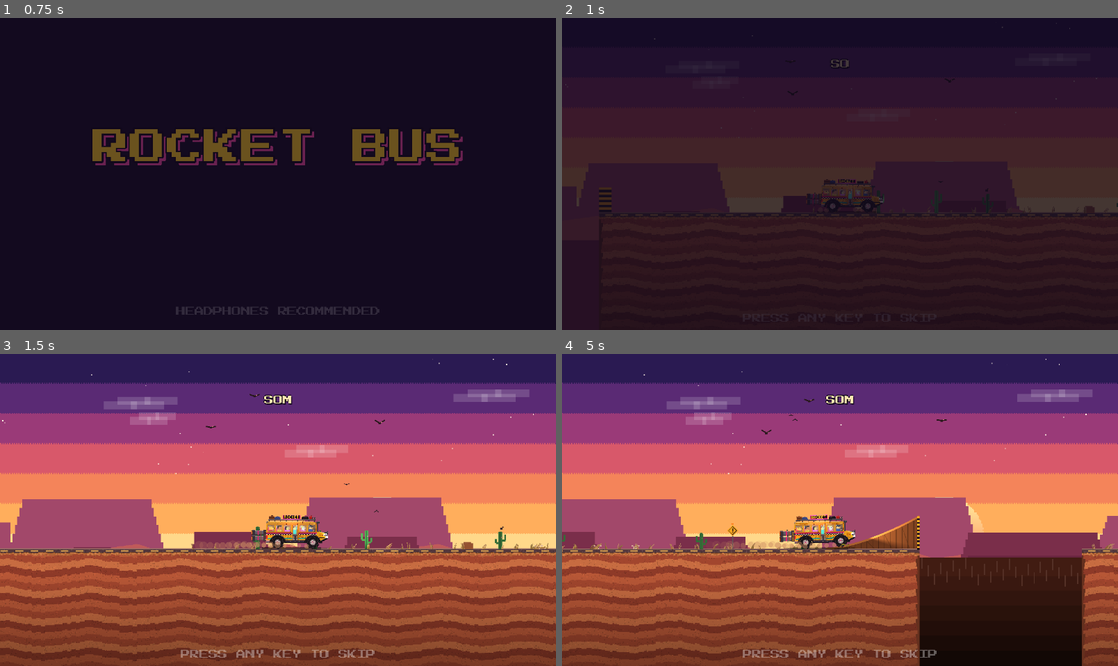
Above: before the commit, frames 1-4 (two rows, left to right).
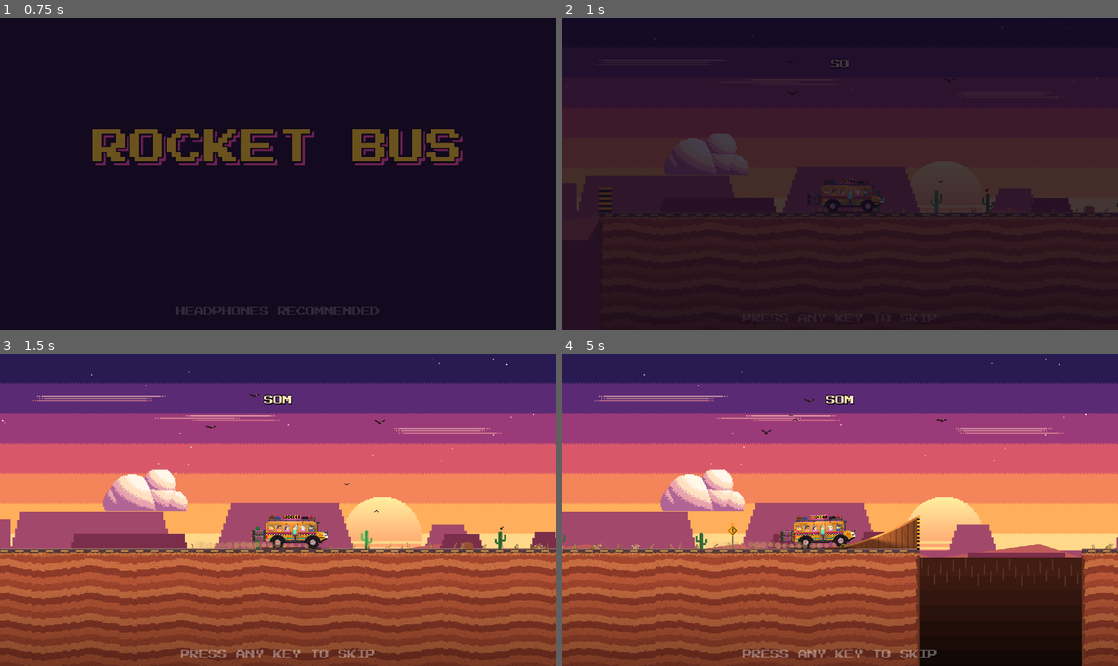
Above: after the commit, the same moments.

Repository: pwshfan1980h/rocket-bus
Game: Godot game, scene res://scenes/boot.tscn
Same seed, same stepped clock (60 frames per second), same inputs: the game is played once before the commit and once after it.
Inputs (mouse positions are in pixels of both pictures, inside the frame that each line leads up to):
- Up to frame 1 (0.75 s): tap Enter (ui_accept) at 0.5 s; move the mouse to (400, 158) at 0.52 s; hold D (move_right) from 0.53 s (still down); tap H (horn) at 0.6 s; click (400, 158) at 0.67 s
- Up to frame 2 (1 s): keep holding D (move_right); tap Enter (ui_accept) at 0.77 s
- Up to frame 3 (1.5 s): tap Enter (ui_accept) at 1.07, 1.25 s; release D (move_right) at 1.25 s; drag from (166, 525) to (250, 572) at 1.27 s
- Up to frame 4 (5 s): tap Enter (ui_accept) at 2, 2.75, 3.5, 3.77, 4.07, 4.25 s; move the mouse to (895, 441) at 2.02 s; hold D (move_right) 2.03-2.75 s; hold = (zoom_in) 2.03-2.75 s; drag from (812, 572) to (673, 463) at 2.77 s; move the mouse to (1006, 556) at 3.52 s; hold A (move_left) 3.53-4.25 s; tap P at 3.6 s; tap Escape (pause) at 4.15 s; drag from (673, 463) to (756, 432) at 4.27 s

Frame 1 is identical in both runs. In frame 2, 2.7% of the frame differs, in the area x 2-92%, y 13-63%; in frame 3, 10%; in frame 4, 11%, in the area x 0-100%, y 11-66%.

Commit message:
Pixel-art clouds per biome and weather
Clouds are baked once into small textures: sphere-shaded puffs on a flat base,
lit from the sun's side, four tones from the sky's own palette with a 2x2
dither, in far and near parallax layers. Rain brings a storm deck and dark
cumulus, blizzards a grey blanket (hiding stars and aurora), sandstorms dust
banks, and volcanoes smoke lit from below. Moon, Borderworld and clear snow
nights stay clear.

Co-Authored-By: Claude Opus 5.5 <noreply@anthropic.com>

Diff:
--- a/scripts/world/backdrop.gd
+++ b/scripts/world/backdrop.gd
@@ -14,7 +14,7 @@
 var _sky: Array[Color] = []
 var _layers: Array[Dictionary] = []
 var _stars: Array[Vector3] = []
-var _clouds: Array[Vector3] = []
+var _clouds: Clouds
 var _time := 0.0
 
 
@@ -31,9 +31,7 @@
 	rng.seed = hash(biome.title)
 	for i in int(120 * biome.stars):
 		_stars.append(Vector3(rng.randf() * LOOP, rng.randf() * 110, rng.randf() * TAU))
-	if biome.title in ["JUNGLE", "MOUNTAINS", "DESERT", "BAY CITY"]:
-		for i in 7:
-			_clouds.append(Vector3(rng.randf() * LOOP, rng.randf_range(20, 90), rng.randf_range(0.6, 1.4)))
+	set_weather("")
 	for i in biome.layers.size():
 		var spec: Dictionary = biome.layers[i]
 		var layer := spec.duplicate()
@@ -55,6 +53,11 @@
 		_layers.append(layer)
 
 
+## Rebuilds the clouds for the level's weather ("" = the biome's fair-weather sky).
+func set_weather(kind: String) -> void:
+	_clouds = Clouds.new().setup(biome, kind)
+
+
 func _process(delta: float) -> void:
 	_time += delta
 	queue_redraw()
@@ -86,12 +89,13 @@
 		if i + 1 < _sky.size():  # dithered seam between bands
 			for dx in range(0, int(SIZE.x), 2):
 				draw_rect(Rect2(dx + int(y0) % 2, y0 + band - 1, 1, 1), _sky[i + 1])
-	for s in _stars:
+	var clear := not _clouds.overcast  # an overcast deck hides the stars and aurora
+	for s in _stars if clear else []:
 		var sx := fposmod(s.x - cam_x * 0.01, LOOP)
 		if sx < SIZE.x and s.y < horizon - 40:
 			var tw := 0.5 + 0.5 * sin(_time * 2.0 + s.z)
 			draw_rect(Rect2(sx, s.y, 1, 1), Color(1, 0.96, 0.9, 0.3 + tw * 0.7))
-	if biome.aurora:
+	if biome.aurora and clear:
 		for x in range(0, int(SIZE.x), 2):
 			var wave := sin(x * 0.02 + _time * 0.6) * 14 + sin(x * 0.051 - _time * 0.4) * 8
 			var top := 30 + wave
@@ -119,16 +123,7 @@
 				draw_rect(Rect2(x, y, 3, 18 + k * 4), col)
 	if biome.get("earth", false):
 		_draw_earth(Vector2(360, 58), 20.0)
-	for cl in _clouds:
-		var x := fposmod(cl.x - cam_x * 0.02 + _time * 4.0 * cl.z, LOOP + 120) - 60
-		if x < SIZE.x + 60:
-			var col := Color(1, 1, 1, 0.16)
-			for k in 4:
-				draw_rect(Rect2(x + k * 9 * cl.z, cl.y - (k % 2) * 4, 22 * cl.z, 7), col)
-	if biome.title == "VOLCANO":  # smoke-dark sky blotches drifting
-		for i in 5:
-			var x := fposmod(i * 211.0 + _time * 6.0, LOOP) - 100
-			draw_rect(Rect2(x, 20 + i * 11, 160, 10), Color(0.1, 0.02, 0.02, 0.25))
+	_clouds.draw(self, horizon, cam_x, _time, SIZE.x)
 
 
 func _draw_earth(c: Vector2, r: float) -> void:
--- /dev/null
+++ b/scripts/world/clouds.gd
@@ -0,0 +1,186 @@
+class_name Clouds
+extends RefCounted
+## Pixel-art clouds for the Backdrop. Each cloud is baked once into a small
+## texture: a clump of round puffs on a flat base, shaded like spheres lit from
+## the sun's side, quantised to four tones with a 2x2 dither. Tones come from the
+## sky's own palette, so a sunset city gets pink-topped clouds and noon gets white.
+## Weather swaps the kind: storm decks in rain, grey blankets in a blizzard, dust
+## banks in a sandstorm, lava-lit smoke over volcanoes.
+
+const LOOP := 960.0
+const BAYER := [0.0, 0.5, 0.75, 0.25]  # 2x2 ordered dither
+
+## Fair-weather cloud counts per biome: [near, far, cirrus]. Missing = clear sky.
+const FAIR := {
+	"BAY CITY": [4, 6, 3], "DESERT": [2, 3, 5], "JUNGLE": [6, 8, 0], "MOUNTAINS": [4, 6, 2],
+}
+
+var style := ""  ## "fair" | "storm" | "snow" | "dust" | "smoke" | ""
+var overcast := false  ## a solid deck across the top of the sky
+var _clouds: Array[Dictionary] = []  # {tex, x, y, speed, par, lift}
+var _tones: Array[Color] = []
+
+
+func setup(biome: Dictionary, weather: String) -> Clouds:
+	var rng := RandomNumberGenerator.new()
+	rng.seed = hash(biome.title + weather)
+	var sky: Array[Color] = []
+	for c in biome.sky:
+		sky.append(Color(c))
+	var counts: Array = FAIR.get(biome.title, [0, 0, 0])
+	style = "fair" if counts[0] + counts[1] > 0 else ""
+	if biome.title == "VOLCANO":
+		style = "smoke"
+		counts = [5, 6, 0]
+	match weather:
+		"rain":
+			style = "storm"
+			counts = [7, 8, 0]
+			overcast = true
+		"blizzard":
+			style = "snow"
+			counts = [6, 7, 0]
+			overcast = true
+		"sandstorm":
+			style = "dust"
+			counts = [4, 5, 0]
+		"ash":
+			style = "smoke"
+			counts = [7, 8, 0]
+			overcast = true
+	if style == "":
+		return self
+	_tones = _palette(style, sky)
+	var light := Vector3(signf(float(biome.sun.get("x", 240)) - 240.0) * 0.6, -0.75, 0.45).normalized()
+	if style == "smoke":
+		light = Vector3(0.0, 0.8, 0.5).normalized()  # lit from below by the lava
+	var far_tones: Array[Color] = []
+	for t in _tones:  # far clouds sink into the sky colour
+		far_tones.append(t.lerp(sky[3], 0.4))
+	var big := 1.35 if style in ["storm", "snow", "smoke"] else 1.0
+	for i in counts[1]:
+		var w := int(rng.randf_range(36, 80) * big)
+		_add(rng, _bake(rng, w, int(w * rng.randf_range(0.32, 0.42)), far_tones, light),
+				rng.randf_range(50, 100), 0.012, rng.randf_range(1.5, 3.0), 0.25)
+	for i in counts[0]:
+		var w := int(rng.randf_range(70, 150) * big)
+		_add(rng, _bake(rng, w, int(w * rng.randf_range(0.34, 0.46)), _tones, light),
+				rng.randf_range(40, 110), 0.03, rng.randf_range(4.0, 7.0), 0.5)
+	for i in counts[2]:
+		_add(rng, _bake_cirrus(rng, int(rng.randf_range(60, 140)), far_tones), rng.randf_range(100, 140),
+				0.006, rng.randf_range(1.0, 2.0), 0.15)
+	_clouds.sort_custom(func(a, b): return a.par < b.par)  # far first
+	return self
+
+
+func _add(rng: RandomNumberGenerator, tex: ImageTexture, above_horizon: float, par: float, speed: float,
+		lift: float) -> void:
+	_clouds.append({"tex": tex, "x": rng.randf() * LOOP, "y": -above_horizon, "speed": speed, "par": par,
+			"lift": lift})
+
+
+## Draws behind the backdrop hills. `horizon` is the screen y the hills sit on.
+func draw(n: CanvasItem, horizon: float, cam_x: float, time: float, width: float) -> void:
+	if style == "":
+		return
+	if overcast:
+		_draw_deck(n, time, width)
+	for c in _clouds:
+		var tex: ImageTexture = c.tex
+		var w := float(tex.get_width())
+		var x := fposmod(c.x - cam_x * c.par + time * c.speed, LOOP + w) - w
+		if x > width:
+			continue
+		# Clouds rise and fall less than the hills as the camera climbs: they're farther away.
+		var y: float = roundf(176.0 + c.y + (horizon - 176.0) * c.lift - tex.get_height())
+		n.draw_texture(tex, Vector2(roundf(x), y))
+
+
+## A low, solid deck along the top with a scalloped underside, drifting slowly.
+func _draw_deck(n: CanvasItem, time: float, width: float) -> void:
+	var drift := time * 3.0
+	for x in range(0, int(width), 2):
+		var u := x + drift
+		var bottom := 34.0 + sin(u * 0.045) * 7.0 + sin(u * 0.11 + 1.3) * 4.0 + absf(sin(u * 0.023)) * 10.0
+		n.draw_rect(Rect2(x, 0, 2, bottom), _tones[0])
+		n.draw_rect(Rect2(x, bottom - 4, 2, 3), _tones[1])
+		if (x / 2) % 2 == 0:
+			n.draw_rect(Rect2(x, bottom - 1, 2, 1), _tones[1])  # dithered lip
+
+
+static func _palette(kind: String, sky: Array[Color]) -> Array[Color]:
+	match kind:
+		"storm":
+			return _hex(["#2e3242", "#454a5c", "#5e6476", "#7e8496"], sky[0], 0.25)
+		"snow":
+			return _hex(["#4e586c", "#6c768c", "#8e98ae", "#b8c2d4"], sky[2], 0.2)
+		"dust":
+			return _hex(["#8a5a3a", "#a8704a", "#c48e5e", "#dcae7a"], sky[-1], 0.15)
+		"smoke":
+			return _hex(["#1a0e10", "#2e1816", "#5e2a18", "#b44e1c"], sky[1], 0.1)
+	return [  # fair weather: shadows from the upper sky, tops from the glow at the horizon
+		sky[2].lerp(Color.WHITE, 0.22), sky[3].lerp(Color.WHITE, 0.45),
+		sky[-2].lerp(Color.WHITE, 0.62), sky[-1].lerp(Color.WHITE, 0.82),
+	]
+
+
+static func _hex(cols: Array, tint: Color, amount: float) -> Array[Color]:
+	var out: Array[Color] = []
+	for c in cols:
+		out.append(Color(c).lerp(tint, amount))
+	return out
+
+
+## A cumulus clump: puffs along a flat base, biggest in the middle, each shaded
+## as a sphere; the lowest rows darken toward the base.
+static func _bake(rng: RandomNumberGenerator, w: int, h: int, tones: Array[Color], light: Vector3) -> ImageTexture:
+	var img := Image.create(w, h, false, Image.FORMAT_RGBA8)
+	var base := h - 1.0
+	var puffs: Array[Vector3] = []
+	var n := maxi(3, w / 16)
+	for i in n:
+		var t := (i + 0.5) / n
+		var r := h * 0.55 * (0.5 + 0.5 * sin(PI * t)) * rng.randf_range(0.8, 1.15)
+		r = maxf(r, 4.0)
+		var cx := lerpf(r, w - r, t) + rng.randf_range(-3, 3)
+		puffs.append(Vector3(cx, base - r * rng.randf_range(0.35, 0.7), r))
+	for i in maxi(1, n / 3):  # a few on top for a towering silhouette
+		var r := h * rng.randf_range(0.28, 0.4)
+		puffs.append(Vector3(w * rng.randf_range(0.3, 0.7), base - h * 0.55 - r * 0.2, r))
+	for y in h:
+		for x in w:
+			var best := -1.0
+			var nrm := Vector3.ZERO
+			for p in puffs:
+				var d := Vector2(x + 0.5 - p.x, y + 0.5 - p.y)
+				var z2 := p.z * p.z - d.length_squared()
+				if z2 > 0.0 and y <= base:
+					var z := sqrt(z2)
+					if z > best:
+						best = z
+						nrm = Vector3(d.x, d.y, z) / p.z
+			if best < 0.0:
+				continue
+			var s := nrm.dot(light) * 0.7 + 0.35 - (float(y) / h) * 0.35
+			s += (BAYER[(y % 2) * 2 + (x % 2)] - 0.375) * 0.12
+			var k := clampi(int(s * 4.0), 0, 3)
+			img.set_pixel(x, y, tones[k])
+	return ImageTexture.create_from_image(img)
+
+
+## A thin high streak: a few stacked, tapering lines.
+static func _bake_cirrus(rng: RandomNumberGenerator, w: int, tones: Array[Color]) -> ImageTexture:
+	var h := 6
+	var img := Image.create(w, h, false, Image.FORMAT_RGBA8)
+	for row in 3:
+		var y := 1 + row * 2
+		var x0 := int(rng.randf_range(0, w * 0.3))
+		var x1 := int(rng.randf_range(w * 0.6, w))
+		for x in range(x0, x1):
+			var edge := minf(x - x0, x1 - x) / 10.0
+			if edge < 1.0 and BAYER[(y % 2) * 2 + (x % 2)] > edge:
+				continue  # dither the tapered ends away
+			var c := tones[3 - row]
+			c.a = 0.75
+			img.set_pixel(x, y, c)
+	return ImageTexture.create_from_image(img)
--- a/scripts/world/world.gd
+++ b/scripts/world/world.gd
@@ -104,6 +104,7 @@
 		return
 	var layer := CanvasLayer.new()
 	layer.layer = 3
+	backdrop.set_weather(kind)
 	weather = Weather.new().setup(kind, terrain, tint)
 	weather.bus = bus
 	layer.add_child(weather)
Not shown, added: scripts/world/clouds.gd.uid
